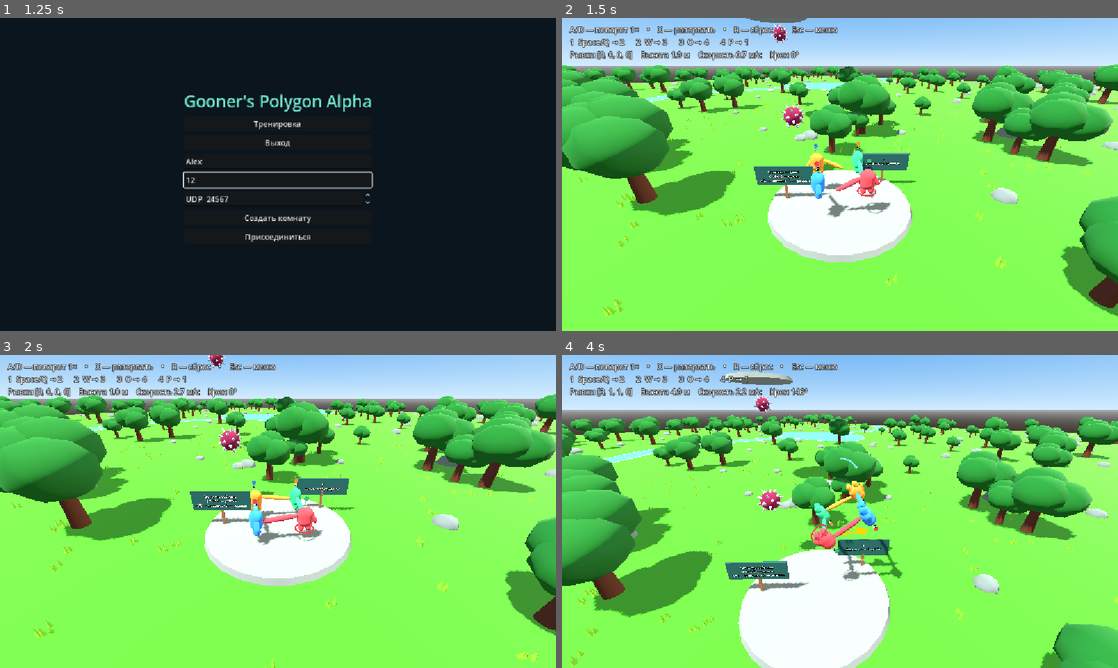
Above: before the commit, frames 1-4 (two rows, left to right).
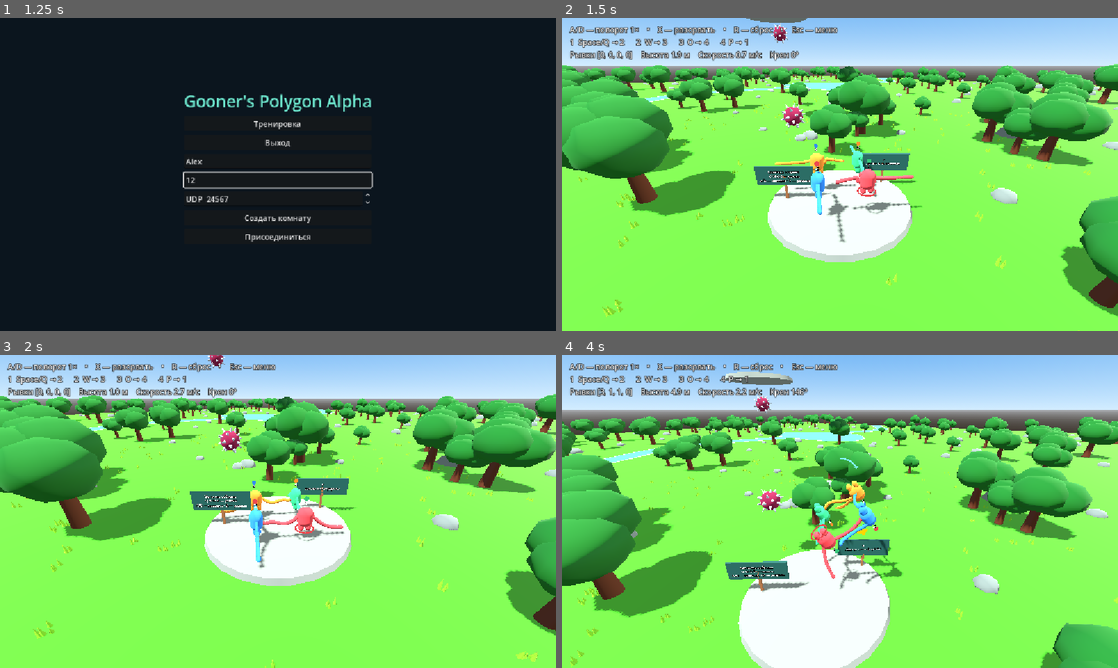
Above: after the commit, the same moments.

Repository: 1Lamotrigine/goll-shtur
Game: Godot game, scene res://ui/main_menu.tscn
Same seed, same stepped clock (60 frames per second), same inputs: the game is played once before the commit and once after it.
Inputs (mouse positions are in pixels of both pictures, inside the frame that each line leads up to):
- Up to frame 1 (1.25 s): click (278, 161) at 0.52 s; type "Alex" at 0.6 s; click (278, 180) at 0.75 s; type "12" at 0.83 s
- Up to frame 2 (1.5 s): click "Тренировка" at 1.25 s
- Up to frame 3 (2 s): no input
- Up to frame 4 (4 s): tap Enter at 2 s; move the mouse to (962, 495) at 2.02 s; hold D 2.03-2.78 s; tap Q (pull_0) at 2.1 s; click (962, 495) at 2.17 s; tap Space at 2.27, 3.02 s; move the mouse to (728, 527) at 2.77 s; hold S 2.78-3.53 s; tap W (pull_1) at 2.85 s; move the mouse to (895, 442) at 3.52 s; hold D from 3.53 s (still down); tap O (pull_2) at 3.6 s

Frame 1 is identical in both runs. In frame 2, 0.7% of the frame differs, in the area x 38-65%, y 40-72%; in frame 3, 0.7%; in frame 4, 0.8%, in the area x 45-61%, y 40-75%.

Commit message:
Simulate trailing rope arms and emit milk droplets on flicks

Diff:
--- a/player/player_visual.gd
+++ b/player/player_visual.gd
@@ -8,9 +8,6 @@
 const FLICK_DURATION := 0.24
 @onready var left: Node3D = $Rig/LeftArm
 @onready var right: Node3D = $Rig/RightArm
-@onready var form: MeshInstance3D = $Rig/LeftArm/Form
-@onready var shoulder_rest := left.transform
-@onready var form_rest := form.transform
 var linked := false
 var grip_target := Vector3.ZERO
 var reach_progress := 0.0
@@ -23,24 +20,54 @@
 	visibility_changed.connect(func():
 		reach_progress = 0.0
 		flick_remaining = 0.0
-		left.transform = shoulder_rest
-		form.transform = form_rest
 	)
 
 func flick_arm() -> void:
 	flick_remaining = FLICK_DURATION
 
-func animate_grip(delta: float, sway: float, flick: float) -> void:
-	reach_progress = move_toward(reach_progress, 1.0, delta / 0.28)
-	var weight := smoothstep(0.0, 1.0, reach_progress)
-	left.position = shoulder_rest.origin + Vector3.UP * (flick * 0.24 + sway * 0.045) * weight
-	var reach := grip_target - left.position
-	left.quaternion = shoulder_rest.basis.get_rotation_quaternion().slerp(
-		Quaternion(Vector3.DOWN, reach.normalized()), weight)
-	form.scale.y = lerpf(form_rest.basis.get_scale().y, reach.length() / form.mesh.get_aabb().size.y, weight)
-	form.position.y = lerpf(form_rest.origin.y, -reach.length() * 0.5, weight)
-	right.rotation.x = sway * 0.15
-	right.rotation.z = 0.49 + sway * 0.1
+func _physics_process(delta: float) -> void:
+	if not is_visible_in_tree():
+		return
+	sway_phase += delta * 4.0
+	var previous_flick := flick_remaining
+	flick_remaining = maxf(0, flick_remaining - delta)
+	var flick := sin(PI * (1 - flick_remaining / FLICK_DURATION))
+	var grip := to_global(grip_target)
+	if linked and reach_progress < 1:
+		reach_progress = move_toward(reach_progress, 1, delta / 0.28)
+		grip = left.global_position.lerp(grip, smoothstep(0, 1, reach_progress))
+	left.simulate(delta, sin(sway_phase), flick, linked, grip)
+	right.simulate(delta, cos(sway_phase), 0, false, Vector3.ZERO)
+	if previous_flick > 0.16 and flick_remaining <= 0.16:
+		milk_puff(left.points[5] + Vector3.UP * 0.16)
+
+func milk_puff(at: Vector3) -> void:
+	var puff := CPUParticles3D.new()
+	var drop := SphereMesh.new()
+	drop.radius = 0.034
+	drop.height = 0.11
+	drop.radial_segments = 6
+	drop.rings = 3
+	var milk := StandardMaterial3D.new()
+	milk.albedo_color = Color.FLORAL_WHITE
+	milk.shading_mode = BaseMaterial3D.SHADING_MODE_UNSHADED
+	drop.material = milk
+	puff.mesh = drop
+	puff.amount = 8
+	puff.one_shot = true
+	puff.explosiveness = 1
+	puff.lifetime = 0.23
+	puff.direction = Vector3.UP
+	puff.spread = 32
+	puff.initial_velocity_min = 3
+	puff.initial_velocity_max = 5
+	puff.gravity = Vector3.DOWN * 6
+	puff.emitting = false
+	add_child(puff)
+	puff.top_level = true
+	puff.global_position = at
+	puff.finished.connect(puff.queue_free)
+	puff.emitting = true
 
 func paint(material: Material) -> void:
 	for part in $Rig.find_children("*", "MeshInstance3D", true, false):
@@ -49,12 +76,7 @@
 func _process(delta: float) -> void:
 	if not is_visible_in_tree():
 		return
-	sway_phase = fposmod(sway_phase + delta * 4.0, TAU * 4.0)
-	flick_remaining = maxf(0.0, flick_remaining - delta)
-	var flick := sin(PI * pow(1.0 - flick_remaining / FLICK_DURATION, 0.65))
-	var sway := sin(sway_phase)
 	if linked:
-		animate_grip(delta, sway, flick)
 		return
 	var horizontal := Vector2(speed.x, speed.z)
 	stride = move_toward(stride, minf(horizontal.length() / 5.0, 1.0) if grounded else 0.0, delta * 7)
@@ -67,9 +89,3 @@
 	$Rig.position.y = absf(step) * 0.065
 	$Rig/LeftLeg.rotation.x = step * 0.63 - airborne * 0.45
 	$Rig/RightLeg.rotation.x = -step * 0.63 - airborne * 0.65
-	# Offset the swing and roll so the hands flop independently at rest and in motion.
-	var right_sway := sin(sway_phase * 1.25 + 1.2)
-	left.rotation.x = -step * 0.46 + sway * 0.36 - flick * 0.65
-	right.rotation.x = step * 0.46 + right_sway * 0.38
-	left.rotation.z = -0.49 - airborne * 0.75 + step * 0.12 + cos(sway_phase) * 0.22
-	right.rotation.z = 0.49 + airborne * 0.75 + step * 0.12 - cos(sway_phase * 1.25 + 1.2) * 0.24
--- a/player/player_visual.tscn
+++ b/player/player_visual.tscn
@@ -1,5 +1,6 @@
 [gd_scene format=3]
 [ext_resource type="Script" path="res://player/player_visual.gd" id="Anim"]
+[ext_resource type="Script" path="res://player/rope_arm.gd" id="Rope"]
 [sub_resource type="CapsuleMesh" id="Blob"]
 radius = 0.5
 height = 1.45
@@ -12,11 +13,7 @@
 mesh = SubResource("Blob")
 [node name="LeftArm" type="Node3D" parent="Rig"]
 position = Vector3(-0.35,0.45,0)
-rotation = Vector3(0,0,-0.49)
-[node name="Form" type="MeshInstance3D" parent="Rig/LeftArm"]
-position = Vector3(0,-0.27,0)
-scale = Vector3(0.29, 0.54, 0.31)
-mesh = SubResource("Blob")
+script = ExtResource("Rope")
 [node name="LeftLeg" type="Node3D" parent="Rig"]
 position = Vector3(-0.225,-0.15,0)
 rotation = Vector3(0,0,0)
@@ -26,11 +23,7 @@
 mesh = SubResource("Blob")
 [node name="RightArm" type="Node3D" parent="Rig"]
 position = Vector3(0.35,0.45,0)
-rotation = Vector3(0,0,0.49)
-[node name="Form" type="MeshInstance3D" parent="Rig/RightArm"]
-position = Vector3(0,-0.27,0)
-scale = Vector3(0.29, 0.54, 0.31)
-mesh = SubResource("Blob")
+script = ExtResource("Rope")
 [node name="RightLeg" type="Node3D" parent="Rig"]
 position = Vector3(0.225,-0.15,0)
 rotation = Vector3(0,0,0)
--- /dev/null
+++ b/player/rope_arm.gd
@@ -0,0 +1,73 @@
+extends Node3D
+
+const COUNT := 8
+const LENGTH := 1.45 * 0.54 * 3.0
+var points := PackedVector3Array()
+var previous := PackedVector3Array()
+var pieces: Array[MeshInstance3D] = []
+var side := 1.0
+var exclusions: Array[RID] = []
+
+func _ready() -> void:
+	side = signf(position.x)
+	var ancestor := get_parent()
+	while ancestor:
+		if ancestor is CollisionObject3D:
+			exclusions.append(ancestor.get_rid())
+		ancestor = ancestor.get_parent()
+	var capsule := CapsuleMesh.new()
+	capsule.height = 1
+	capsule.radius = 0.28
+	capsule.radial_segments = 10
+	capsule.rings = 4
+	for i in COUNT:
+		var part := MeshInstance3D.new()
+		part.mesh = capsule
+		add_child(part)
+		part.top_level = true
+		pieces.append(part)
+	visibility_changed.connect(func(): points.clear())
+
+func simulate(dt: float, sway: float, flick: float, pinned: bool, grip: Vector3) -> void:
+	var root := global_position
+	var outward := get_parent_node_3d().global_basis.x * side
+	if points.is_empty() or points[0].distance_to(root) > 5:
+		points.resize(COUNT + 1)
+		for i in COUNT + 1:
+			points[i] = root + outward * LENGTH * i / COUNT
+		previous = points.duplicate()
+	var step_length := LENGTH / COUNT
+	if pinned:
+		step_length = maxf(step_length, root.distance_to(grip) * 1.09 / COUNT)
+	var floors := PackedFloat32Array()
+	floors.resize(COUNT + 1)
+	for i in range(1, COUNT + 1):
+		var old := points[i]
+		var t := float(i) / COUNT
+		var acceleration := Vector3.DOWN * 13 + outward * (2 + sway * 3)
+		acceleration += Vector3.UP * flick * 85 * sin(PI * (t * 0.8))
+		points[i] += (old - previous[i]) * 0.965 + acceleration * dt * dt
+		previous[i] = old
+		var above := points[i]
+		above.y = maxf(root.y, old.y) + 0.2
+		var query := PhysicsRayQueryParameters3D.create(above, points[i] + Vector3.DOWN * 0.2, 1, exclusions)
+		var hit := get_world_3d().direct_space_state.intersect_ray(query)
+		floors[i] = -INF if hit.is_empty() else hit.position.y + 0.095
+	for iteration in 8:
+		points[0] = root
+		if pinned:
+			points[COUNT] = grip
+		for i in COUNT:
+			var link := points[i+1] - points[i]
+			var correction := link.normalized() * (link.length() - step_length)
+			var fixed_end := pinned and i == COUNT - 1
+			if i > 0:
+				points[i] += correction * (1 if fixed_end else 0.5)
+			if not fixed_end:
+				points[i+1] -= correction * (1 if i == 0 else 0.5)
+		for i in range(1, COUNT if pinned else COUNT + 1):
+			points[i].y = maxf(points[i].y, floors[i])
+	for i in COUNT:
+		var link := points[i+1] - points[i]
+		var basis := Basis(Quaternion(Vector3.UP, link.normalized())) if link.length_squared() > 0.000001 else Basis.IDENTITY
+		pieces[i].global_transform = Transform3D(basis.scaled_local(Vector3(0.38, link.length() + 0.13, 0.38)), points[i].lerp(points[i+1], 0.5))
